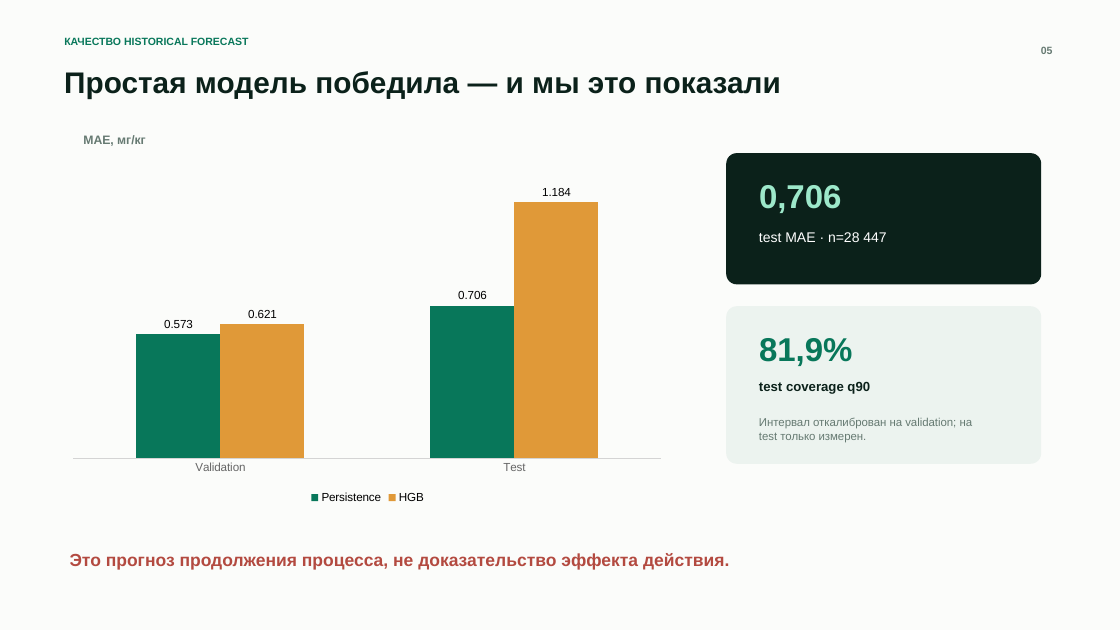
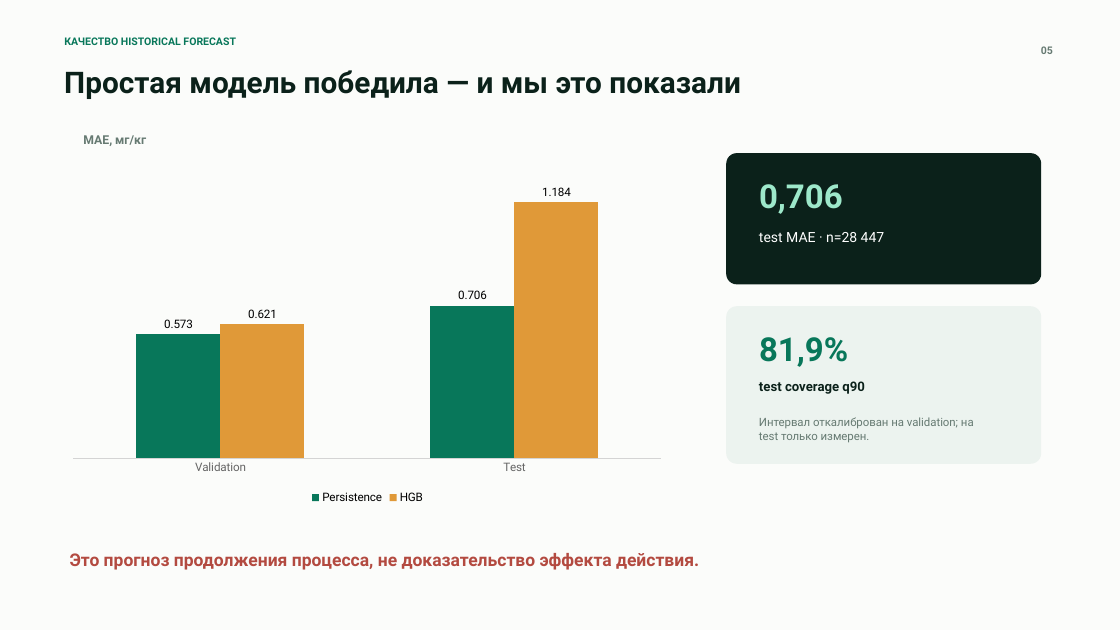
Before and after one commit to l1berty-dev/neftecode-hackathon, a slide deck: slide 5 of docs/presentation/Neftecode_Advisor.pptx. Drawn at 1120x630 pixels with LibreOffice and Linux fonts; fonts in the diff are those of the drawing. Boxes give left, top, right and bottom in pixels: in the first picture for what was removed or moved away, otherwise in the second. Text is boxed around its words. In the diff, an @@ line names an element or a change of style, - is before the commit and + after.

```diff
--- a/docs/presentation/Neftecode_Advisor.pptx
+++ b/docs/presentation/Neftecode_Advisor.pptx
@@ column chart at box(61, 149, 674, 507) @@
@@ data labels of Persistence changed @@
@@ data labels of HGB changed @@
@@ legend changed @@
@@ category axis changed @@
@@ font Arial to Roboto in 9 elements at box(64, 37, 236, 45), box(64, 70, 741, 99), box(83, 135, 146, 146), box(759, 184, 843, 214), box(759, 232, 885, 242), box(759, 337, 848, 367), box(759, 381, 865, 394), box(759, 417, 974, 443), box(70, 553, 699, 570) @@
```
Also in this commit, not shown: 9 other slides changed, 7 other files.
